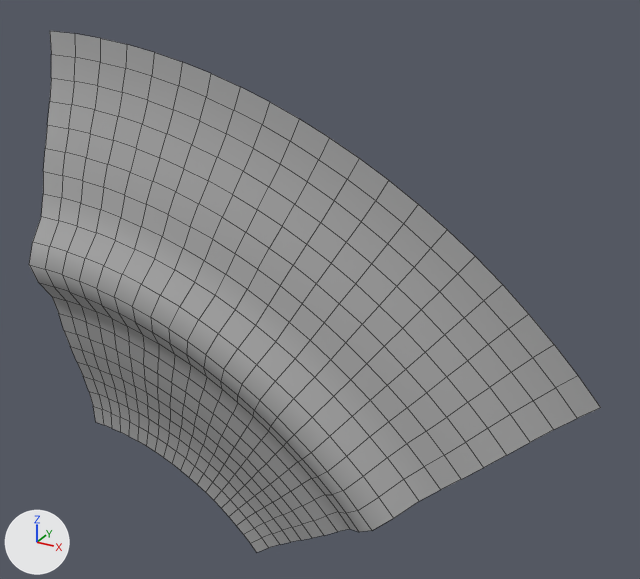
Before and after pictures for a commit that changed the FBX model Assets/Game/Art/FBX/river_elements/Sinistra_50_Gradi.fbx.
Camera for both pictures: a 50 mm lens placed at (23.7, -33.4, 18.3), pointed at (3.7, 3.0, 0.1). Lighting does not change. The marker at lower left points along +X, +Y and +Z. Mesh edges are drawn as thin lines.

Before the edit, the objects in view are built like this:
```python
me_mesh = bpy.data.meshes.new('Mesh')
me_mesh.from_pydata(...)  # 441 vertices, 400 faces; spans x 0.0..30.3, y 0.0..3.6, z -17.5..12.0
me_mesh.materials.append(mat_standardsurface1)  # grey #aaaaaa
ob_sinistra_50_gradi_001 = bpy.data.objects.new('Sinistra_50_Gradi.001', me_mesh)
ob_sinistra_50_gradi_001.location = (-12.0, -1.57, 0.0)
```
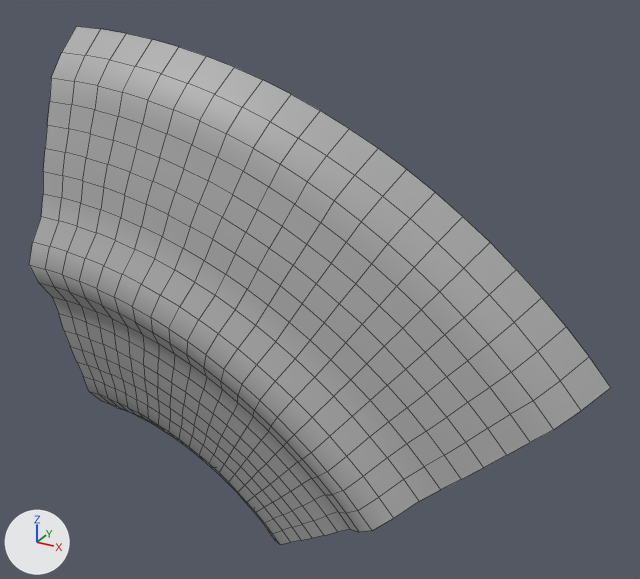
What differs and where, as boxes (x1, y1, x2, y2) in the pictures (640 x 579 px; the box of a moved part takes in the faces that stretch with it):
'Sinistra_50_Gradi.001', reshaped
    before: (29, 31, 601, 552)
    after: (29, 26, 611, 544)
part 1 of me_mesh, moved or reshaped
    before: (50, 31, 601, 430)
    after: (51, 26, 611, 430)
part 2 of me_mesh, moved or reshaped
    before: (89, 391, 280, 552)
    after: (89, 391, 279, 543)

The edits, one by one:
me_mesh has 441 vertices, 400 faces and spans x 0.0..30.3, y 0.0..3.6, z -17.5..12.0.
me_mesh is used by ob_sinistra_50_gradi_001; location (-12.0, -1.57, 0.0).
me_mesh part 1: all 42 vertices in x 0.0..30.3, y 3.5..3.6, z -2.9..12.0 are scaled about their middle by (1, 17.9, 1), then moved by (0.0, 1.4, 0.0).
me_mesh part 2: all 42 vertices in x 0.0..12.8, y 3.5..3.6, z -17.5..-10.8 are scaled about their middle by (1, 17.9, 1), then moved by (0.0, 1.4, 0.0).
